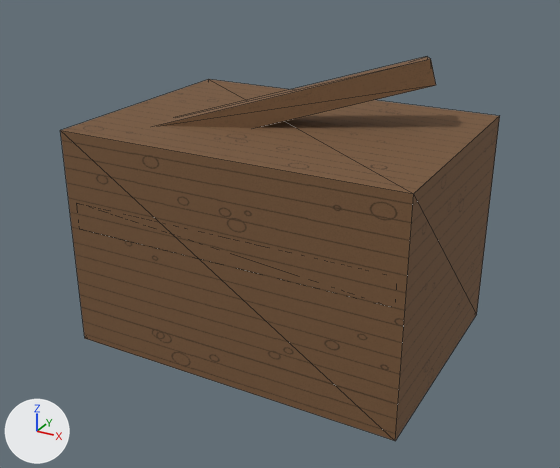
The OBJ model Assets/ProjectOEN/ProductionArt/Meshes/props_tools/pr-004_supply_crate__broken.obj as it was, and as the next commit left it.
Before and after are seen from a 50 mm camera at (0.998, -1.855, 1.236) aimed at (0.003, -0.047, 0.331). Arrows for +X, +Y and +Z are at lower left; the lights stay in place. The older version comes first. Mesh edges are drawn as thin lines. Where no turn or scale is listed for an object, it has been applied to the vertices. Vertices at exactly the same position are counted once.

In view in the first picture: 'pr-004_supply_crate__broken'.
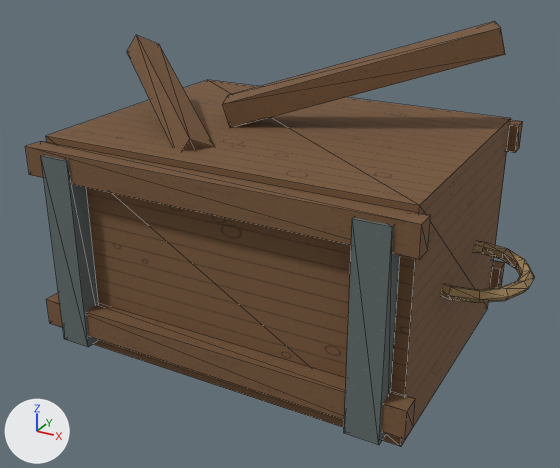
Changed parts and their boxes (x1, y1, x2, y2) in the pictures (560 x 468 px):
'pr-004_supply_crate__broken', reshaped (16% wider, 10% taller): before (60, 56, 500, 441); after (25, 21, 534, 446)
part 1 of me_pr_004_supply_crate__broken, added (brown): after (46, 80, 511, 446)
part 2 of me_pr_004_supply_crate__broken, added: after (490, 260, 505, 288)
part 3 of me_pr_004_supply_crate__broken, added (brown): after (46, 293, 415, 440)
part 4 of me_pr_004_supply_crate__broken, added: after (507, 120, 523, 153)
part 5 of me_pr_004_supply_crate__broken, added (brown): after (25, 141, 431, 260)
part 6 of me_pr_004_supply_crate__broken, added: after (41, 155, 99, 347)
part 7 of me_pr_004_supply_crate__broken, added: after (344, 218, 400, 445)
part 8 of me_pr_004_supply_crate__broken, added (brown): after (442, 241, 534, 303)
part 9 of me_pr_004_supply_crate__broken, built on: before (60, 56, 500, 441); after (127, 21, 505, 151)

What the commit changed:
Picture 'rope_albedo.png' (img_rope_albedo_png) is new.
Material 'Rope' (mat_rope) is new.
Its texture is img_rope_albedo_png.
Its roughness is 0.89.
me_pr_004_supply_crate__broken is used by ob_pr_004_supply_crate__broken; location (0.0, 0.0, 0.0).
me_pr_004_supply_crate__broken had 32 vertices, 48 faces and spanned x -0.5..0.5, y -0.36..0.36, z 0.0..0.839.
me_pr_004_supply_crate__broken now has 244 vertices, 436 faces and spans x -0.709..0.709, y -0.45..0.483, z 0.014..0.923.
me_pr_004_supply_crate__broken part 1: a new loose piece, a box spanning x -0.525..0.525, y -0.39..0.39, z 0.014..0.639, in mat_wood (picture img_wood_albedo_png).
me_pr_004_supply_crate__broken part 2: a new loose piece, a box spanning x -0.55..0.55, y 0.387..0.442, z 0.08..0.16, in mat_wood (picture img_wood_albedo_png).
me_pr_004_supply_crate__broken part 3: a new loose piece, a box spanning x -0.55..0.55, y -0.442..-0.387, z 0.08..0.16, in mat_wood (picture img_wood_albedo_png).
me_pr_004_supply_crate__broken part 4: a new loose piece, a box spanning x -0.55..0.55, y 0.388..0.443, z 0.54..0.62, in mat_wood (picture img_wood_albedo_png).
me_pr_004_supply_crate__broken part 5: a new loose piece, a box spanning x -0.55..0.55, y -0.442..-0.387, z 0.54..0.62, in mat_wood (picture img_wood_albedo_png).
me_pr_004_supply_crate__broken part 6: a new loose piece, a box spanning x -0.49..-0.4, y -0.45..-0.39, z 0.048..0.605, in mat_metal (picture img_metal_albedo_png).
me_pr_004_supply_crate__broken part 7: a new loose piece, a box spanning x 0.4..0.49, y -0.45..-0.39, z 0.048..0.605, in mat_metal (picture img_metal_albedo_png).
me_pr_004_supply_crate__broken part 8: a new loose piece of 70 vertices spanning x 0.381..0.709, y -0.168..0.168, z 0.309..0.344, in mat_rope (picture img_rope_albedo_png).
Part 9, on me_pr_004_supply_crate__broken:
16 vertices are removed from x -0.5..0.5, y -0.36..0.36, z 0.0..0.839.
24 faces are deleted.
32 vertices are added at x -0.527..0.532, y -0.328..0.483, z 0.046..0.923.
48 new faces join them, mat_wood (picture img_wood_albedo_png).
Other edits to the shape of me_pr_004_supply_crate__broken do not show in these pictures.
me_pr_004_supply_crate__broken gains material mat_rope (picture img_rope_albedo_png).
